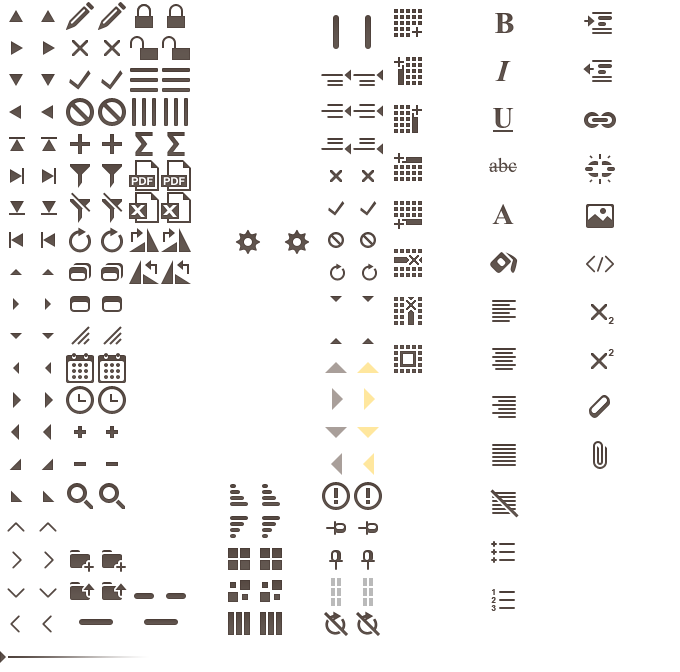
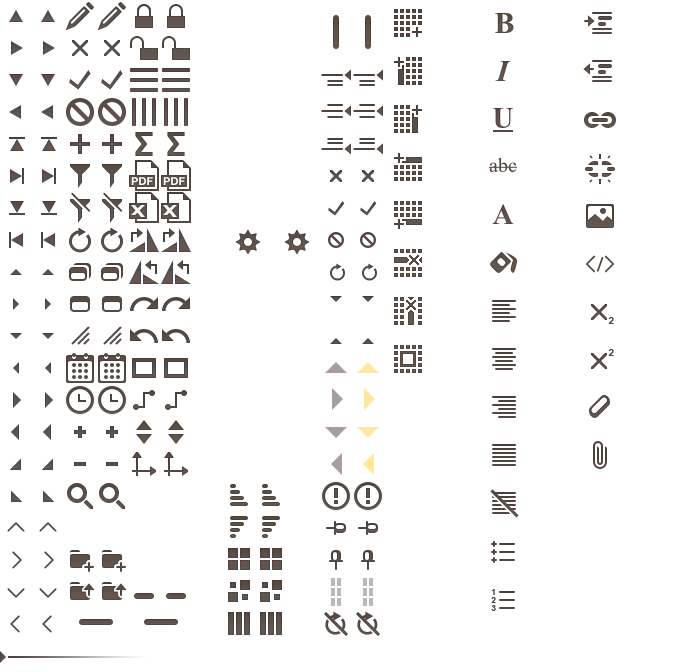
Comparing the layer stacks of the two 680×672 images. Changes:
added layer "dimension hover" above "dimension" over box(164, 452, 188, 476)
added layer "dimension" above "kpi hover" over box(132, 452, 156, 476)
added layer "kpi hover" above "kpi" over box(168, 420, 184, 444)
added layer "kpi" above "connector hover" over box(136, 420, 152, 444)
added layer "connector hover" above "connector" over box(165, 390, 187, 410)
added layer "connector" above "shape hover" over box(133, 390, 155, 410)
added layer "shape hover" above "shape" over box(164, 358, 188, 378)
added layer "shape" above "undo hover" over box(132, 358, 156, 378)
added layer "undo hover" above "undo" over box(162, 329, 190, 343)
added layer "undo" above "redo hover" over box(130, 329, 158, 343)
added layer "redo hover" above "redo" over box(162, 297, 190, 311)
added layer "redo" above "Rotate" over box(130, 297, 158, 311)
